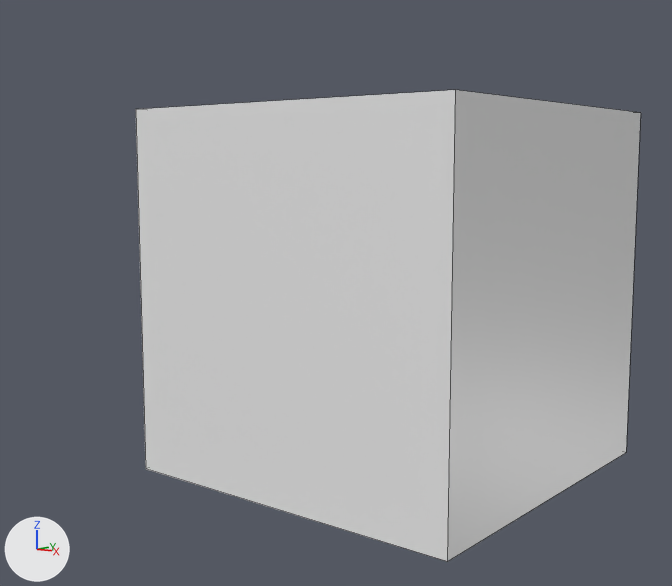
One commit to the Blender file blendFile/Sculpting/MyFish.blend: the scene before it, then after it.
Both versions are drawn from a 50 mm lens placed at (2.96, -1.83, 4.07), pointed at (1.48, 0.01, 3.76). Lighting does not change. The marker at lower left points along +X, +Y and +Z. Mesh edges are drawn as thin lines.

Script lines for the objects in view, before the commit:
```python
me_cube = bpy.data.meshes.new('Cube')
me_cube.from_pydata(...)  # a box spanning x -1.0..1.0, y -1.0..1.0, z -1.0..1.0
me_cube.materials.append(mat_material)  # white #e7e7e7
ob_cube = bpy.data.objects.new('Cube', me_cube)
ob_cube.location = (1.667, 0.0, 3.778)
ob_cube.scale = (0.425, 0.425, 0.425)
```
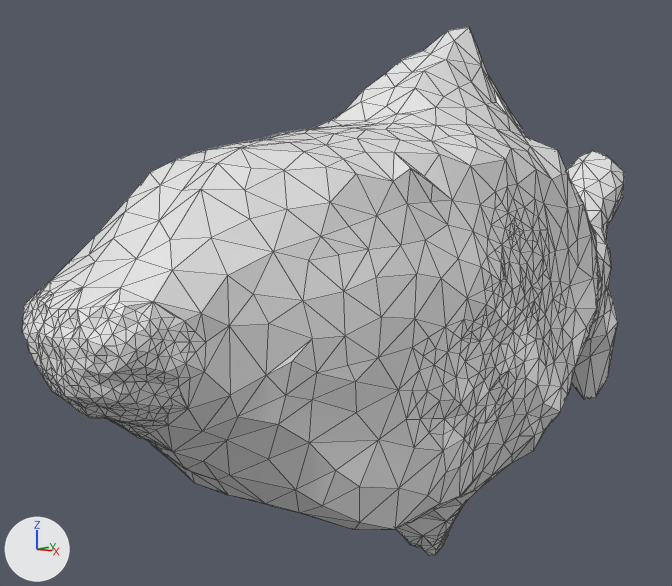
Edits to the bpy script that builds the scene:
```text
Change me_cube:
    used by ob_cube; location = (1.667, 0.0, 3.778); scale = (0.425, 0.425, 0.425)
    remove me_cube.from_pydata(...)  # 8 vertices, 6 faces; spans x -1.0..1.0, y -1.0..1.0, z -1.0..1.0
    add me_cube.from_pydata(...)  # 1672 vertices, 3340 faces; spans x -1.22..1.23, y -3.16..4.18, z -2.36..2.14
    me_cube part 1: 8 vertices removed from x -1.0..1.0, y -1.0..1.0, z -1.0..1.0; 1672 vertices added at x -1.22..1.23, y -3.16..4.18, z -2.36..2.14
Change ob_cube:
    ob_cube.scale: (0.425, 0.425, 0.425) -> (0.303, 0.303, 0.303)
```

Pixel boxes (x1, y1, x2, y2) of what changed, in the pictures (672 x 586 px):
'Cube', reshaped, rescaled (19% wider, 12% taller)
    before: (136, 90, 641, 562)
    after: (22, 27, 624, 556)
